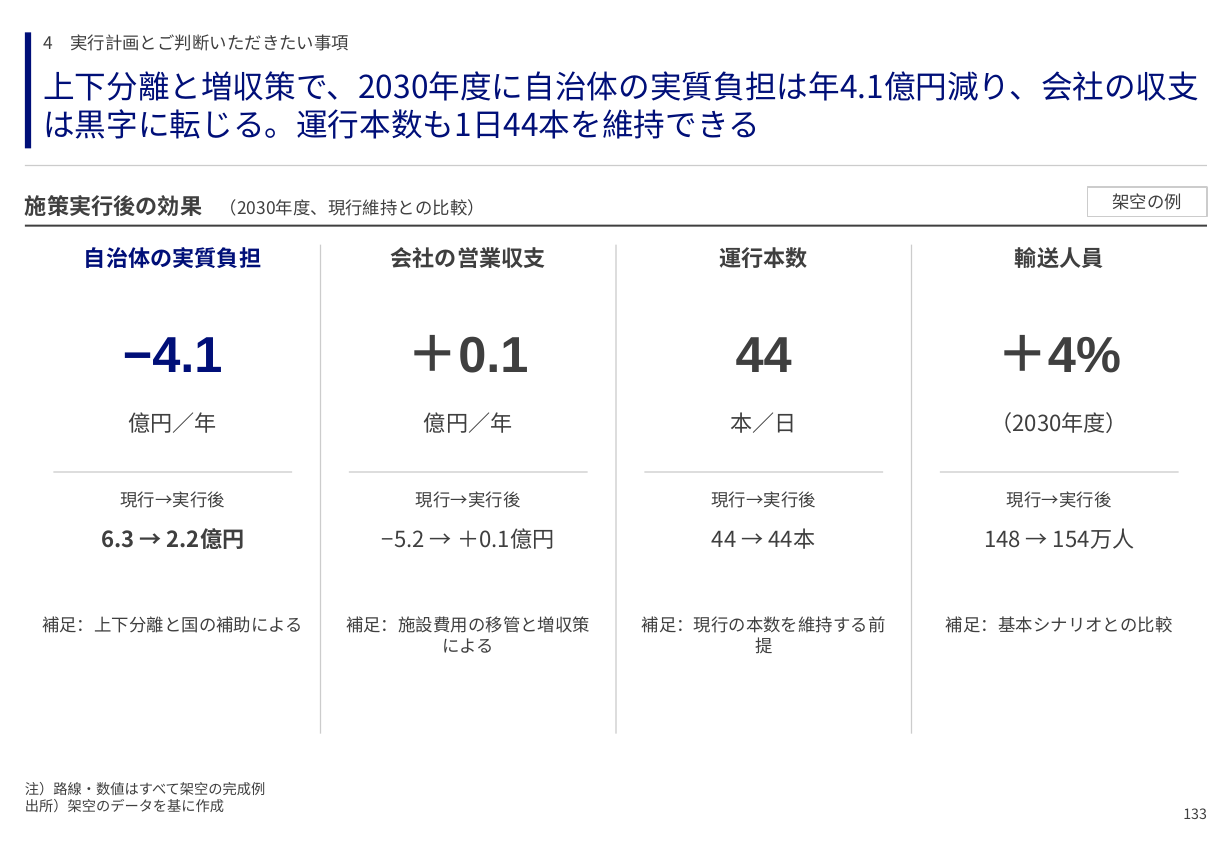
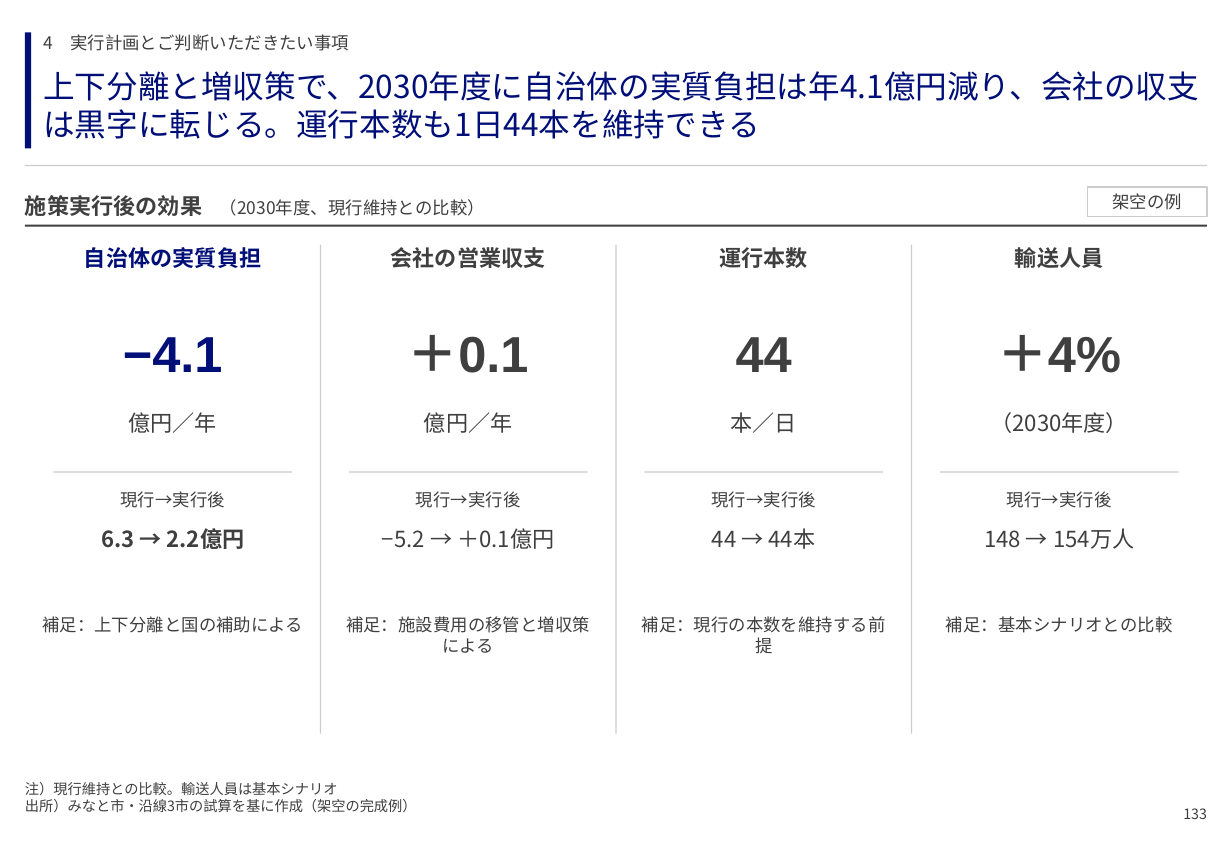
Before and after one commit to GontaHH/slide_builder, a slide deck: slide 135 of patterns/pattern-deck.pptx. Drawn at 1232x853 pixels with LibreOffice and Linux fonts; fonts in the diff are those of the drawing. Boxes give left, top, right and bottom in pixels: in the first picture for what was removed or moved away, otherwise in the second. Text is boxed around its words. In the diff, an @@ line names an element or a change of style, - is before the commit and + after.

```diff
--- a/patterns/pattern-deck.pptx
+++ b/patterns/pattern-deck.pptx
@@ text at box(25, 782, 417, 812): text changed @@
-注）路線・数値はすべて架空の完成例
-出所）架空のデータを基に作成
+注）現行維持との比較。輸送人員は基本シナリオ
+出所）みなと市・沿線3市の試算を基に作成（架空の完成例）
```
Also in this commit, not shown: 15 other slides changed, 1 other file.
